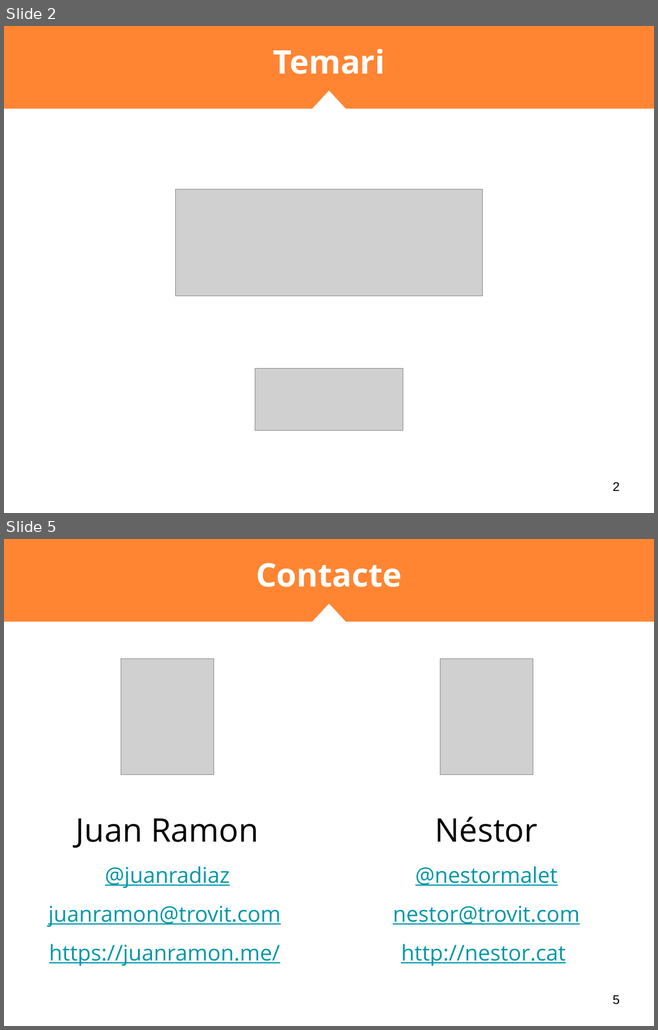
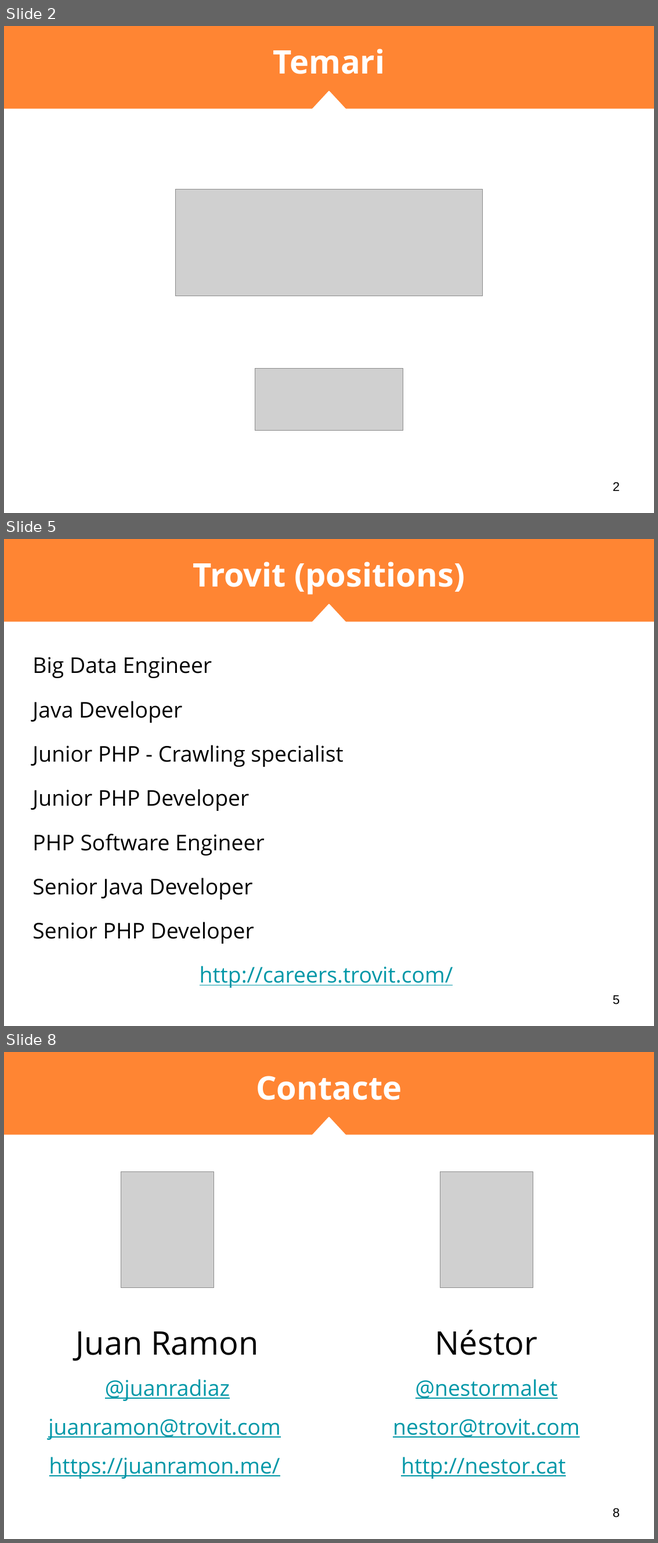
Before and after one commit to nmaletm/git-presentation, a slide deck: Presentations/P3.2 - Conclusio.pptx. Shown one above the other, each under a label of ours: slides 2 and 5 before the commit, slides 2, 5 and 8 after it; the slides between them are not shown. The pictures are 658x1030 and 658x1543 pixels, drawn with LibreOffice and Linux fonts; fonts in the diff are those of the drawing; grey boxes stand for pictures. Boxes give left, top, right and bottom in pixels: in the first picture for what was removed or moved away, otherwise in the second. Text is boxed around its words. In the diff, an @@ line names an element or a change of style, - is before the commit and + after.

```diff
--- a/Presentations/P3.2 - Conclusio.pptx
+++ b/Presentations/P3.2 - Conclusio.pptx
@@ slide 5 added at box(4, 539, 654, 1026), background #FFFFFF; not listed: 4 template elements that a slide beside it also shows @@
@@ title added at box(193, 562, 465, 595), 36 pt, text #FFFFFF, bold @@
+Trovit (positions)
@@ text added at box(32, 657, 343, 944), 24 pt, text #000000 @@
+Big Data Engineer
+Java Developer
+Junior PHP - Crawling specialist
+Junior PHP Developer
+PHP Software Engineer
+Senior Java Developer
+Senior PHP Developer
@@ text added at box(199, 966, 453, 988), 24 pt, text #0097A7, underline @@
+http://careers.trovit.com/
@@ page number added at box(612, 995, 619, 1005), 14 pt, text #000000 @@
+5
@@ what was slide 5 is now slide 8 @@
@@ page number at box(612, 1508, 619, 1518): text changed @@
-5
+8
```
Also in this commit, not shown: 2 slides changed, 2 other slides added, 6 other files.
